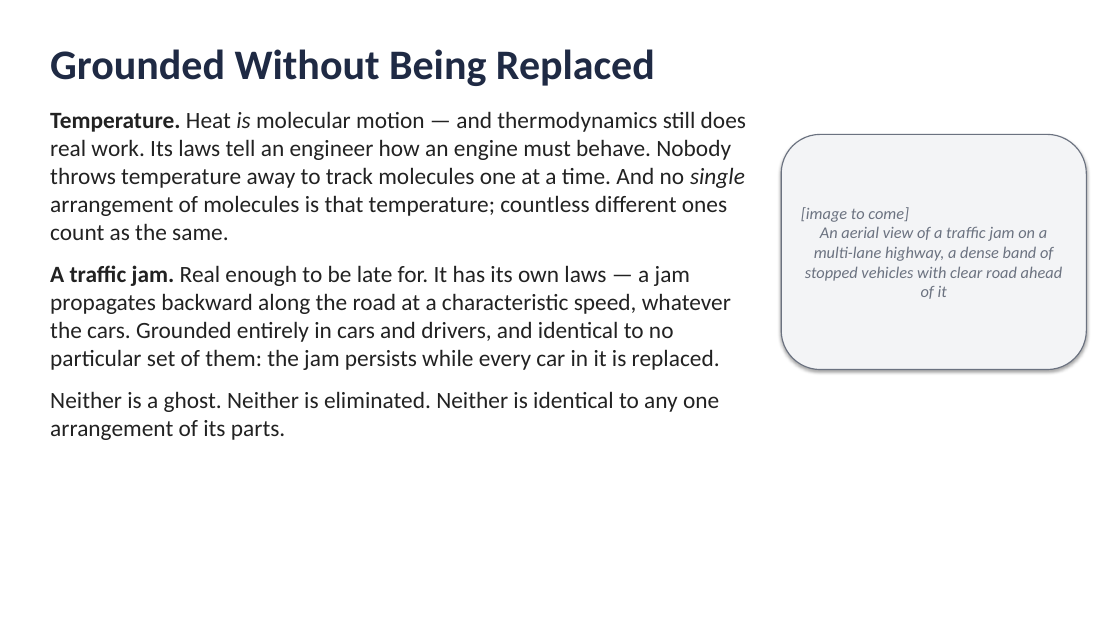
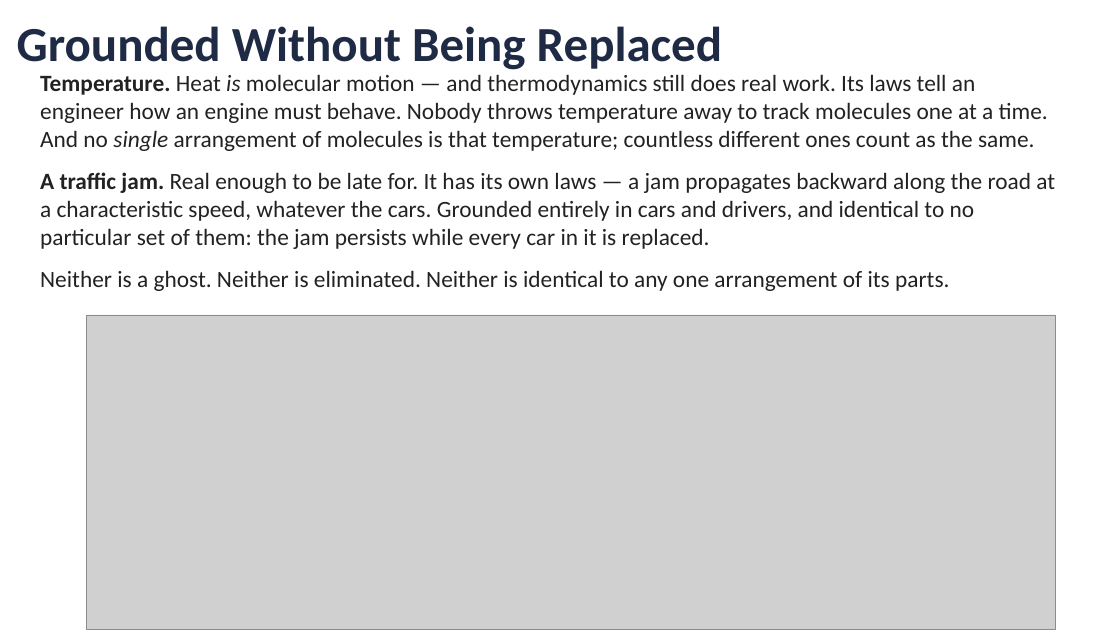
Before and after one commit to jonwillits/intro_to_bcs, a slide deck: slide 17 of mind_and_brain/mind_and_brain_lecture_1.pptx (slide 14 before the commit). Drawn at 1120x630 pixels with LibreOffice and Linux fonts; fonts in the diff are those of the drawing; grey boxes stand for pictures. Boxes give left, top, right and bottom in pixels: in the first picture for what was removed or moved away, otherwise in the second. Text is boxed around its words. In the diff, an @@ line names an element or a change of style, - is before the commit and + after.

```diff
--- a/mind_and_brain/mind_and_brain_lecture_1.pptx
+++ b/mind_and_brain/mind_and_brain_lecture_1.pptx
@@ text "Grounded Without Being Replaced": place and size @@
-text "Grounded Without Being Replaced" at <box>50,49,655,86</box>
+text "Grounded Without Being Replaced" at <box>17,26,722,70</box>
@@ text "Grounded Without Being Replaced" at <box>17,26,722,70</box>: size 36 to 42 pt @@
@@ text "Temperature. Heat is molecular motion ..." rewrapped from <box>50,111,746,440</box> to <box>40,74,1055,291</box> @@
@@ rounded rectangle removed at <box>781,134,1086,370</box> @@
-[image to come]
-An aerial view of a traffic jam on a multi-lane highway, a dense band of stopped vehicles with clear road ahead of it
@@ picture added at <box>87,315,1056,630</box> @@
```
Also in this commit, not shown: 19 other slides changed, 9 slides added, 1 slide removed, 24 other files.
